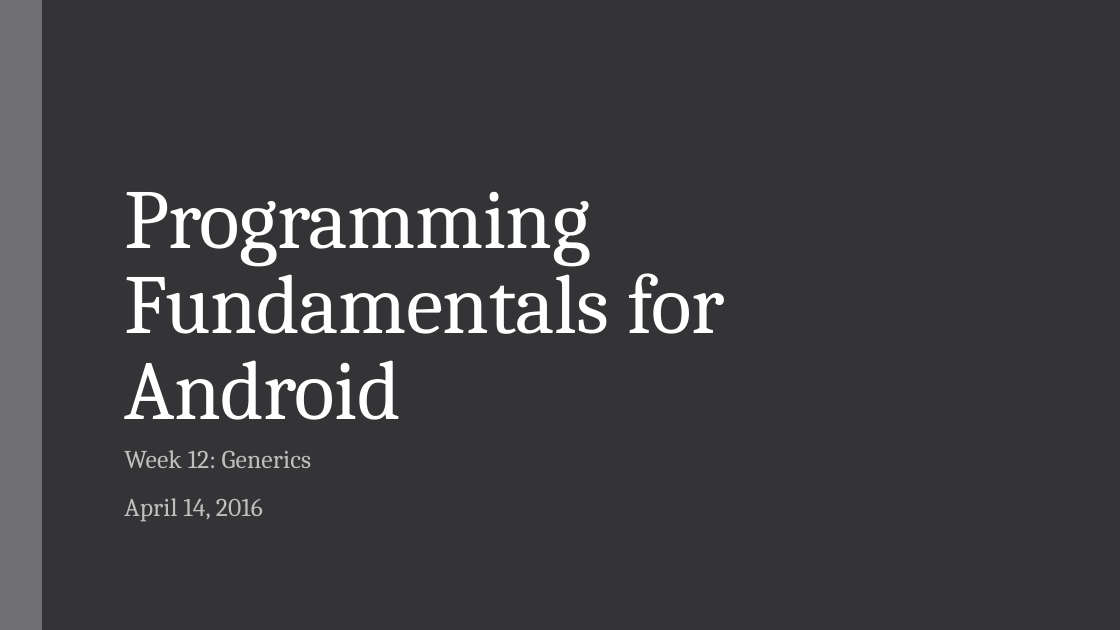
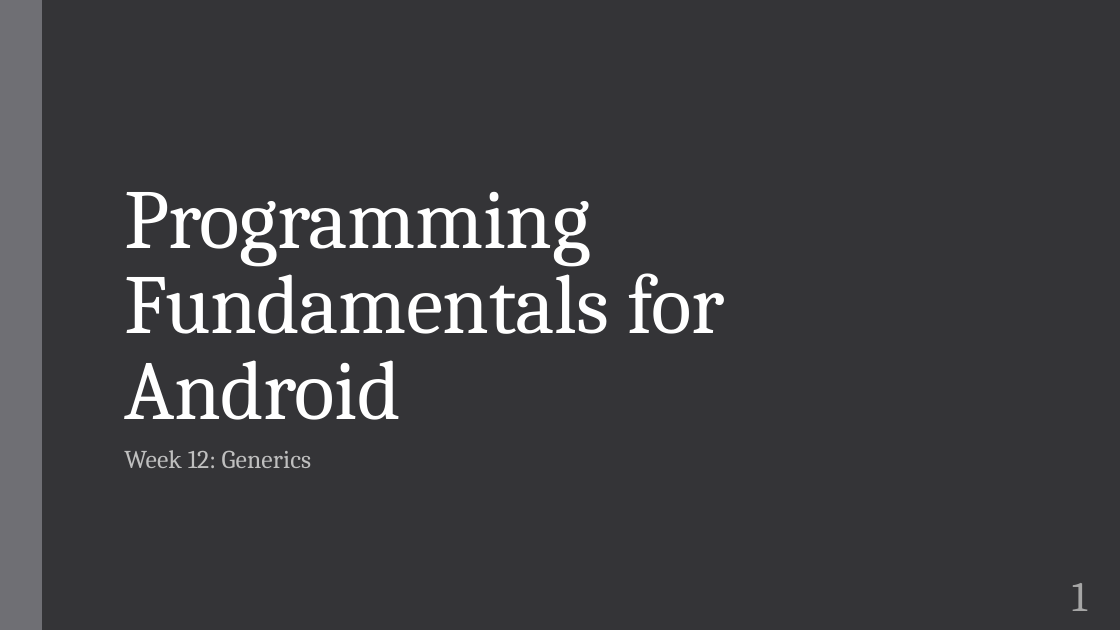
Before and after one commit to zarthur/CSCC-Fundamentals-Android-Notes, a slide deck: slide 1 of week_12/week_12.pptx. Drawn at 1120x630 pixels with LibreOffice and Linux fonts; fonts in the diff are those of the drawing. Boxes give left, top, right and bottom in pixels: in the first picture for what was removed or moved away, otherwise in the second. Text is boxed around its words. In the diff, an @@ line names an element or a change of style, - is before the commit and + after.

```diff
--- a/week_12/week_12.pptx
+++ b/week_12/week_12.pptx
@@ subtitle at [124, 498, 263, 522]: paragraph removed @@
-April 14, 2016
@@ page number added at [1072, 583, 1087, 611], 36 pt, text #A6A6A6 @@
+1
```
Also in this commit, not shown: 17 other slides changed.
